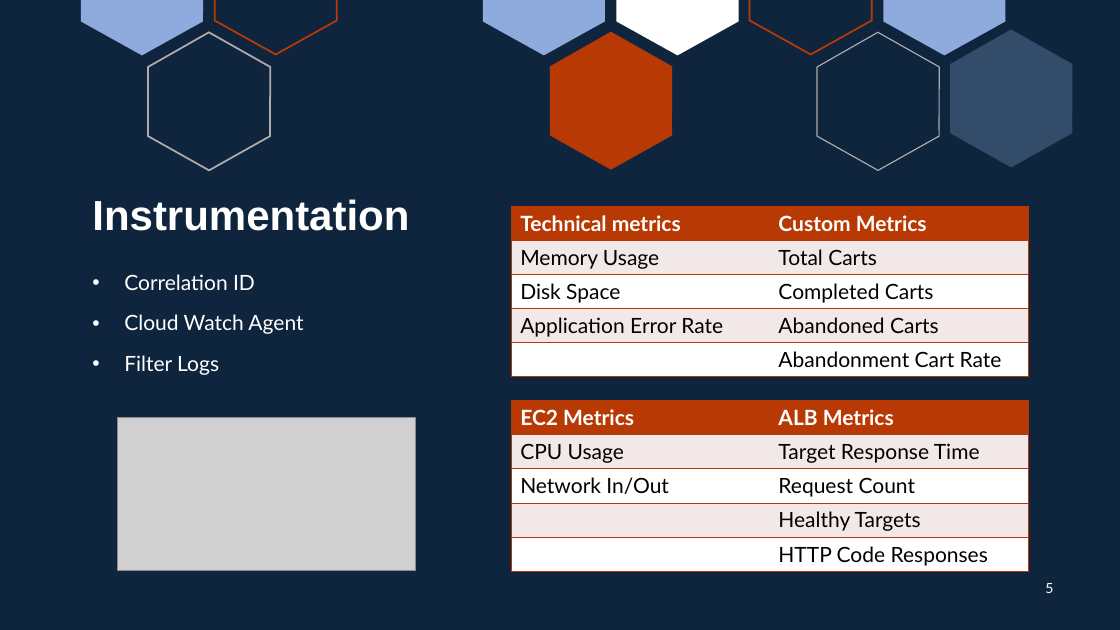
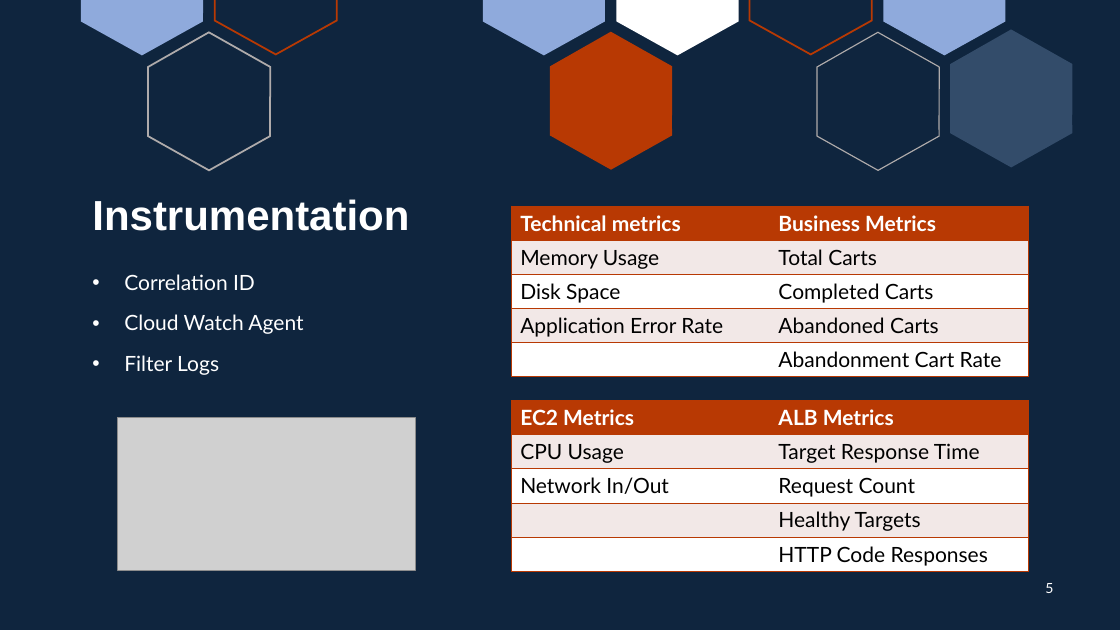
Before and after one commit to Jcaldana97/ce-lab-project-2-instrumented-monitored-service, a slide deck: slide 5 of presentation/Project2-Instrumented-Monitored-Service.pptx. Drawn at 1120x630 pixels with LibreOffice and Linux fonts; fonts in the diff are those of the drawing; grey boxes stand for pictures. Boxes give left, top, right and bottom in pixels: in the first picture for what was removed or moved away, otherwise in the second. Text is boxed around its words. In the diff, an @@ line names an element or a change of style, - is before the commit and + after.

Commit message:
Update presentation

```diff
--- a/presentation/Project2-Instrumented-Monitored-Service.pptx
+++ b/presentation/Project2-Instrumented-Monitored-Service.pptx
@@ table at [512,206,1028,376] @@
-row 1, column 2: Custom Metrics
+row 1, column 2: Business Metrics
```
Also in this commit, not shown: 1 other slide changed, 1 other file.
